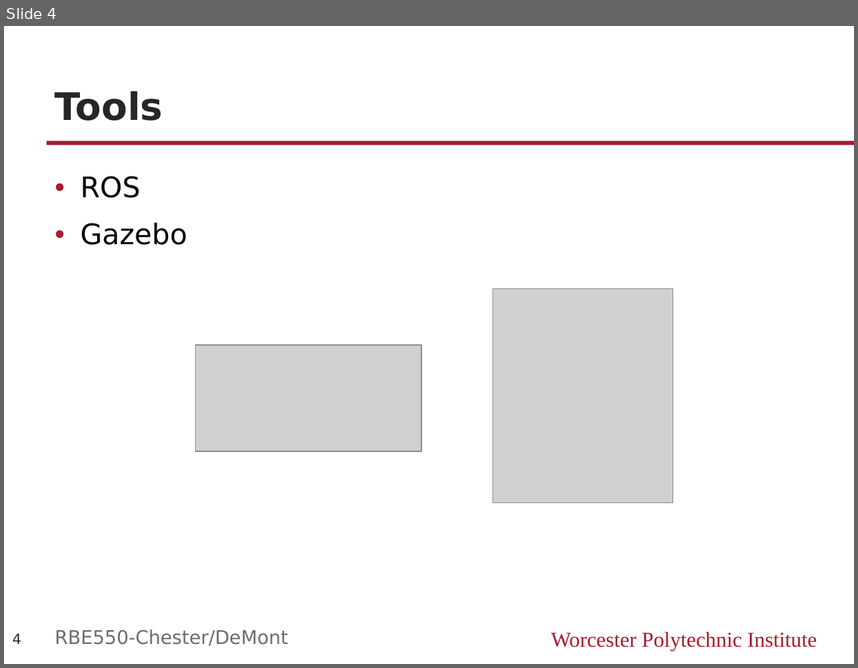
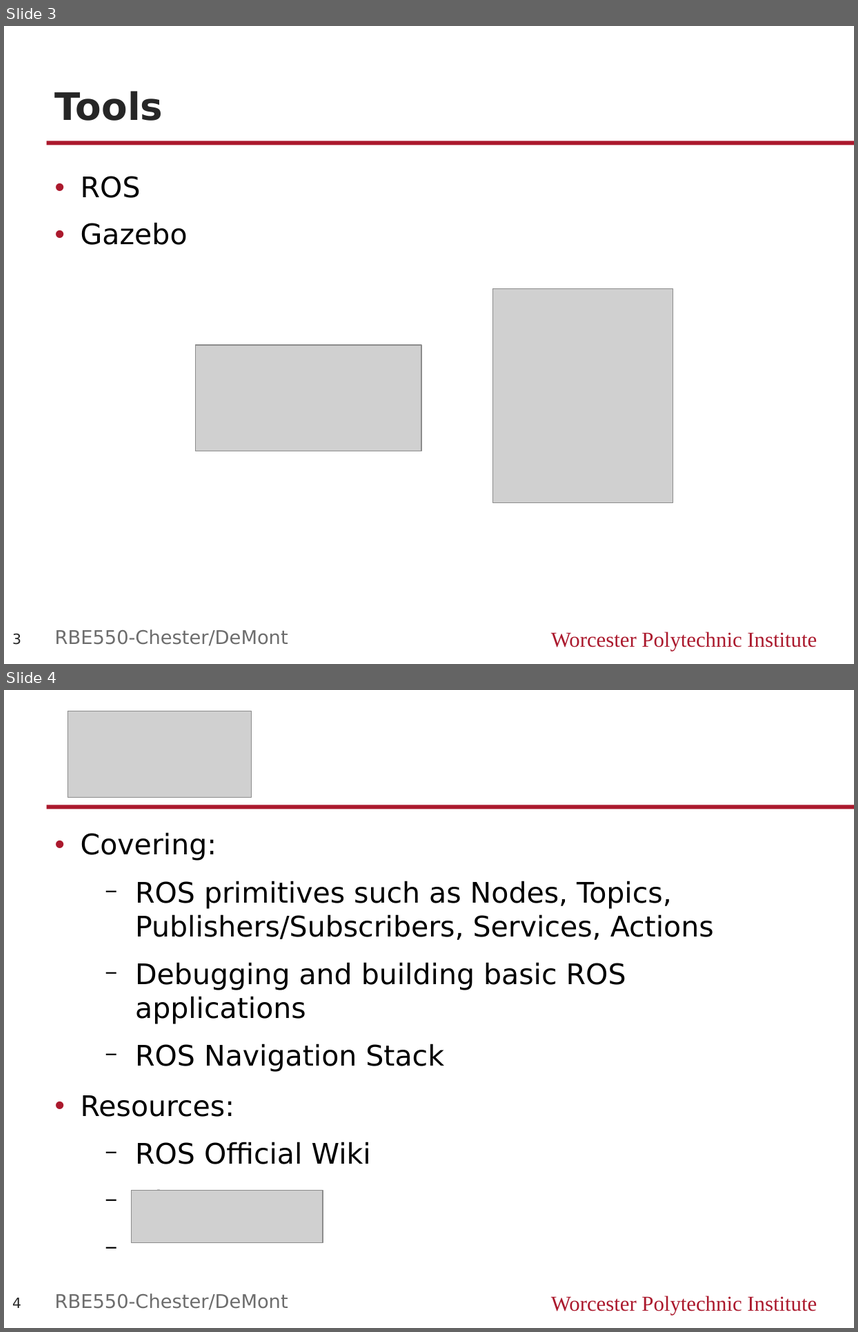
Before and after one commit to hlfshell/rbe550-project, a slide deck: docs/update/ProjUpdate.pptx. Shown one above the other, each under a label of ours: slide 4 before the commit, slides 3 and 4 after it. The pictures are 858x668 and 858x1332 pixels, drawn with LibreOffice and Linux fonts; fonts in the diff are those of the drawing; grey boxes stand for pictures. Boxes give left, top, right and bottom in pixels: in the first picture for what was removed or moved away, otherwise in the second. Text is boxed around its words. In the diff, an @@ line names an element or a change of style, - is before the commit and + after.

```diff
--- a/docs/update/ProjUpdate.pptx
+++ b/docs/update/ProjUpdate.pptx
@@ slide 4 added at (x1=4, y1=690, x2=854, y2=1328), background #FFFFFF; not listed: 2 template elements that a slide beside it also shows @@
@@ picture added at (x1=67, y1=711, x2=252, y2=797) @@
@@ text added at (x1=81, y1=832, x2=714, y2=1190), 24 pt, text #000000 @@
+• Covering:
+  − ROS primitives such as Nodes, Topics, Publishers/Subscribers, Services, Actions
+  − Debugging and building basic ROS applications
+  − ROS Navigation Stack
+• Resources:
+  − ROS Official Wiki
+  − Blogs
@@ picture added at (x1=132, y1=1190, x2=323, y2=1243) @@
@@ page number added at (x1=12, y1=1297, x2=21, y2=1308), 12 pt, text #262626 @@
+4
@@ text added at (x1=55, y1=1293, x2=288, y2=1310), 16 pt, text #6D6D6D @@
+RBE550-Chester/DeMont
@@ what was slide 4 is now slide 3 @@
@@ page number at (x1=12, y1=633, x2=21, y2=644): text changed @@
-4
+3
```
Also in this commit, not shown: 2 slides changed, 1 other slide added, 1 slide removed, 1 other file.
